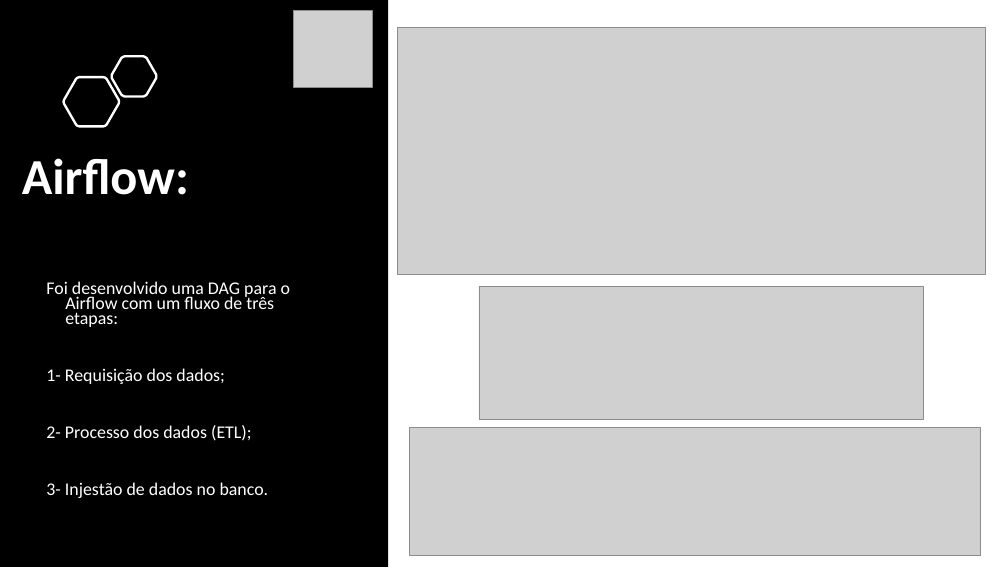
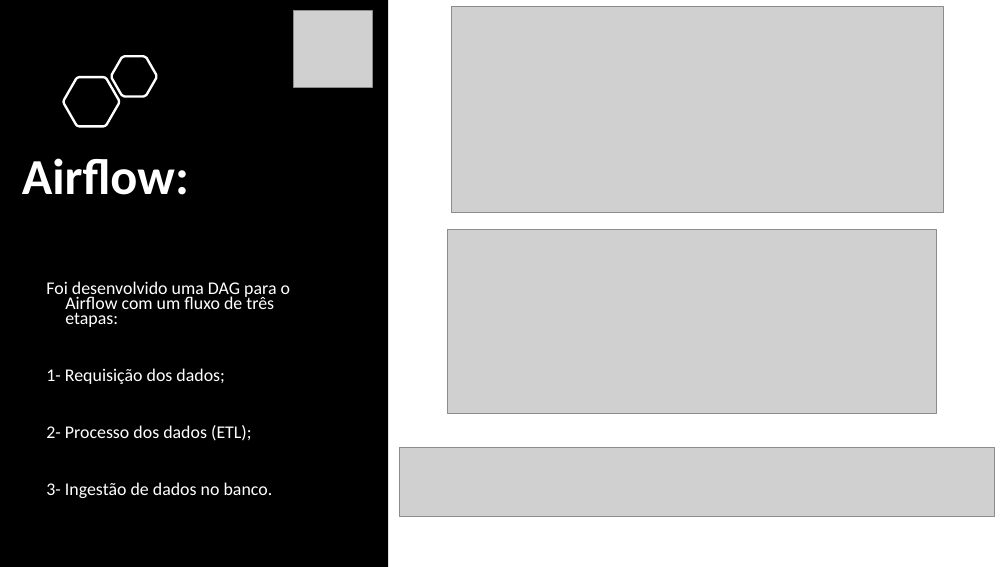
Before and after one commit to pablo-sa-souza/PitchCompasso, a slide deck: slide 9 of Pag apresentação.pptx. Drawn at 1008x567 pixels with LibreOffice and Linux fonts; fonts in the diff are those of the drawing; grey boxes stand for pictures. Boxes give left, top, right and bottom in pixels: in the first picture for what was removed or moved away, otherwise in the second. Text is boxed around its words. In the diff, an @@ line names an element or a change of style, - is before the commit and + after.

```diff
--- a/Pag apresentação.pptx
+++ b/Pag apresentação.pptx
@@ picture: place and size @@
-picture at (398,28,986,274)
+picture at (451,6,944,213)
@@ picture: place and size @@
-picture at (479,287,924,419)
+picture at (448,229,937,413)
@@ picture: place and size @@
-picture at (410,428,981,557)
+picture at (400,448,995,516)
@@ text at (46,482,273,498): text changed @@
-3- Injestão de dados no banco.
+3- Ingestão de dados no banco.
```
Also in this commit, not shown: 6 other slides changed, 1 other file.
